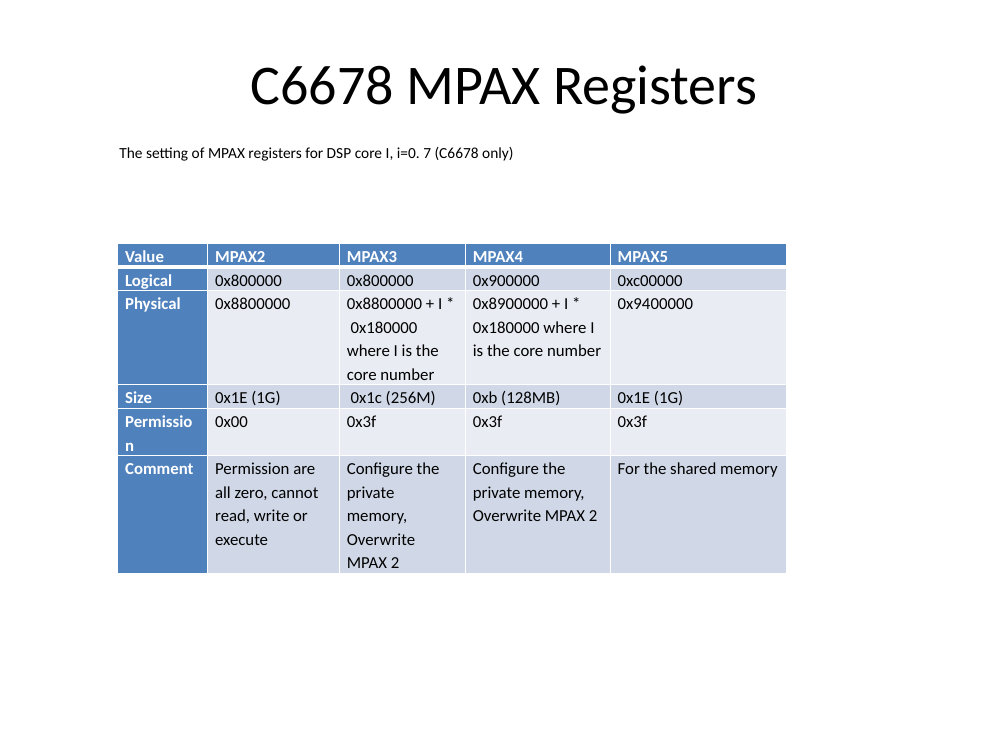
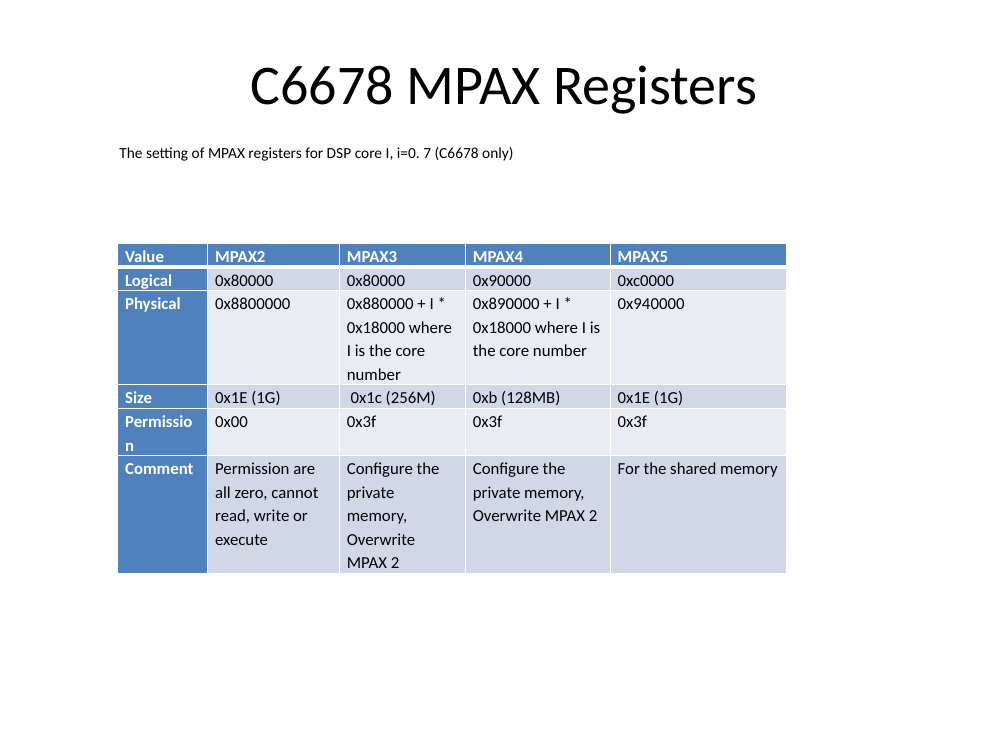
Before and after one commit to hari1989/keystone-workshop, a slide deck: slide 21 of preliminary/Working/presentations/Implementation_of_ProDrive_Model.pptx (slide 20 before the commit). Drawn at 1008x756 pixels with LibreOffice and Linux fonts; fonts in the diff are those of the drawing. Boxes give left, top, right and bottom in pixels: in the first picture for what was removed or moved away, otherwise in the second. Text is boxed around its words. In the diff, an @@ line names an element or a change of style, - is before the commit and + after.

```diff
--- a/preliminary/Working/presentations/Implementation_of_ProDrive_Model.pptx
+++ b/preliminary/Working/presentations/Implementation_of_ProDrive_Model.pptx
@@ table at box(118, 244, 787, 572) @@
-row 2: Logical | 0x800000 | 0x800000 | 0x900000 | 0xc00000
+row 2: Logical | 0x80000 | 0x80000 | 0x90000 | 0xc0000
-row 3: Physical | 0x8800000 | 0x8800000 + I * 0x180000 where I is the core number | 0x8900000 + I * 0x180000 where I is the core number | 0x9400000
+row 3: Physical | 0x8800000 | 0x880000 + I * 0x18000 where I is the core number | 0x890000 + I * 0x18000 where I is the core number | 0x940000
```
Also in this commit, not shown: 21 other slides changed, 34 slides added.
